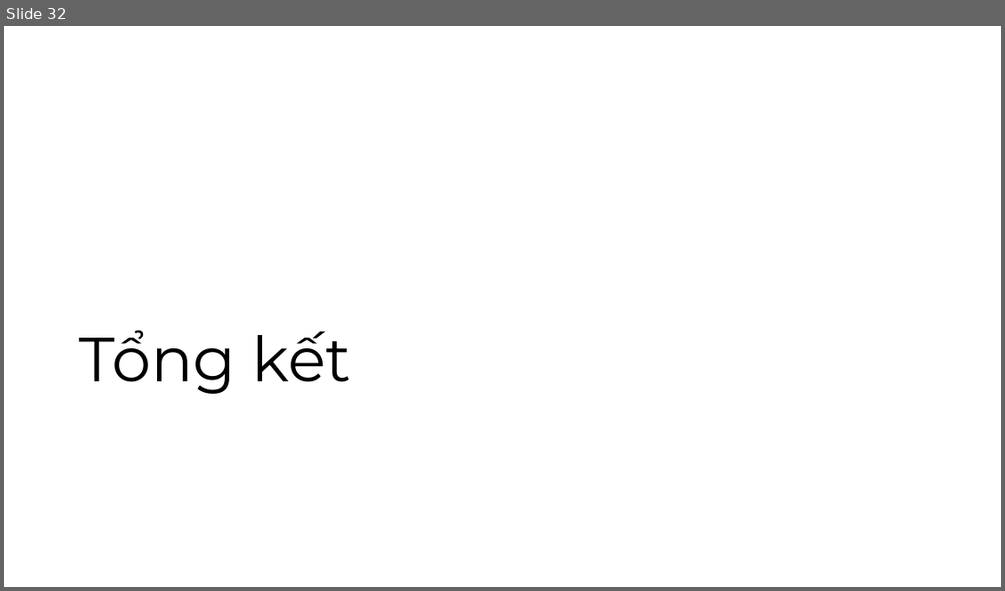
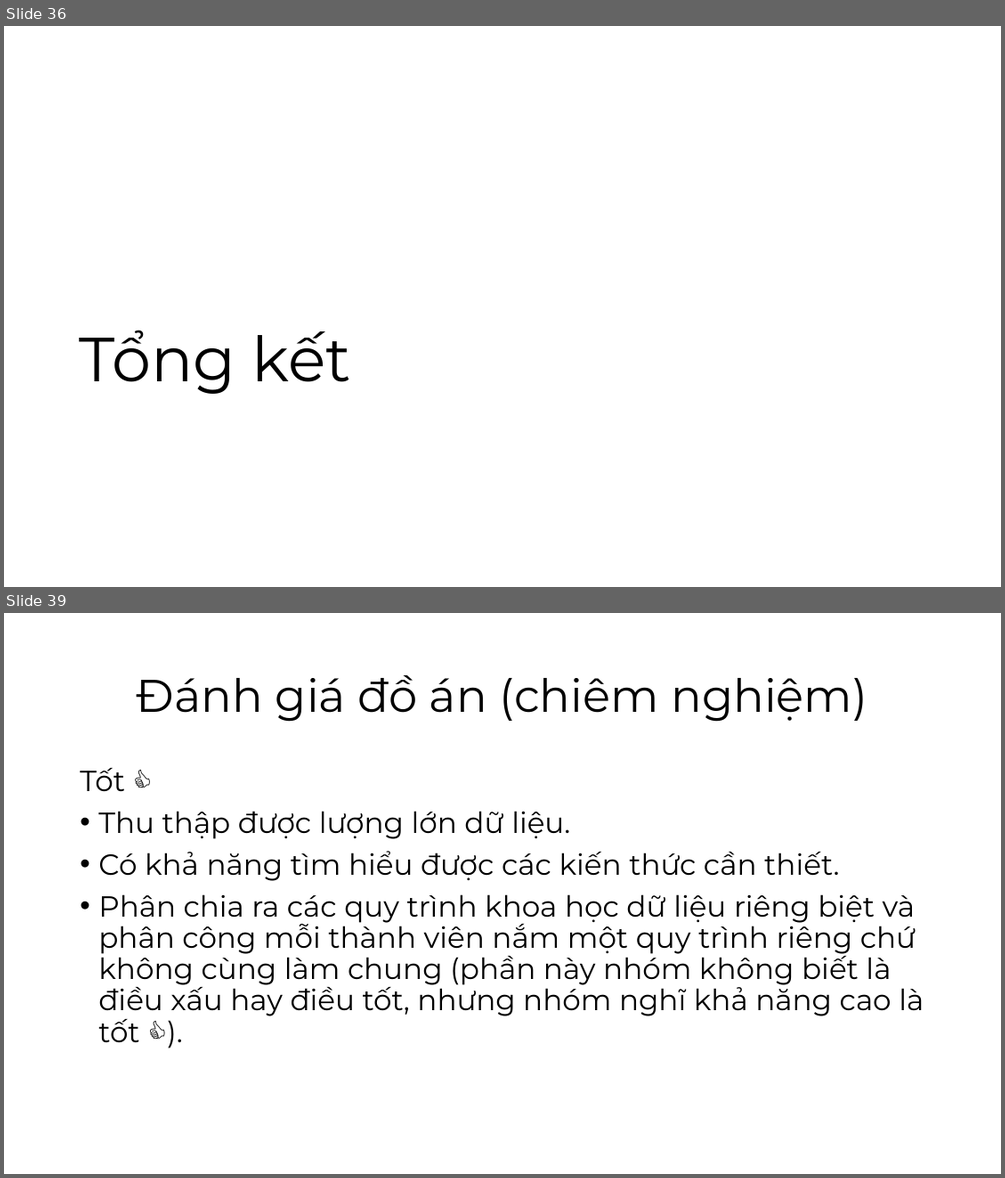
Before and after one commit to vlozg/DoAn_CuoiKy_DataScience, a slide deck: Slide.pptx. Shown one above the other, each under a label of ours: slide 32 before the commit, slides 36 and 39 after it; the slides between them are not shown. The pictures are 1005x591 and 1005x1178 pixels, drawn with LibreOffice and Linux fonts; fonts in the diff are those of the drawing. Boxes give left, top, right and bottom in pixels: in the first picture for what was removed or moved away, otherwise in the second. Text is boxed around its words. In the diff, an @@ line names an element or a change of style, - is before the commit and + after.

```diff
--- a/Slide.pptx
+++ b/Slide.pptx
@@ slide 39 added at [4, 613, 1001, 1174], background #FFFFFF @@
@@ title added at [137, 675, 867, 722], 44 pt, text #000000 @@
+Đánh giá đồ án (chiêm nghiệm)
@@ text added at [80, 768, 923, 1042], 28 pt, text #000000 @@
+Tốt 👍
+• Thu thập được lượng lớn dữ liệu.
+• Có khả năng tìm hiểu được các kiến thức cần thiết.
+• Phân chia ra các quy trình khoa học dữ liệu riêng biệt và phân công mỗi thành viên nắm một quy trình riêng chứ không cùng làm chung (phần này nhóm không biết là điều xấu hay điều tốt, nhưng nhóm nghĩ khả năng cao là tốt 👍).
@@ what was slide 32 is now slide 36 @@
```
Also in this commit, not shown: 6 slides changed, 7 other slides added, 2 slides removed, 1 other file.
